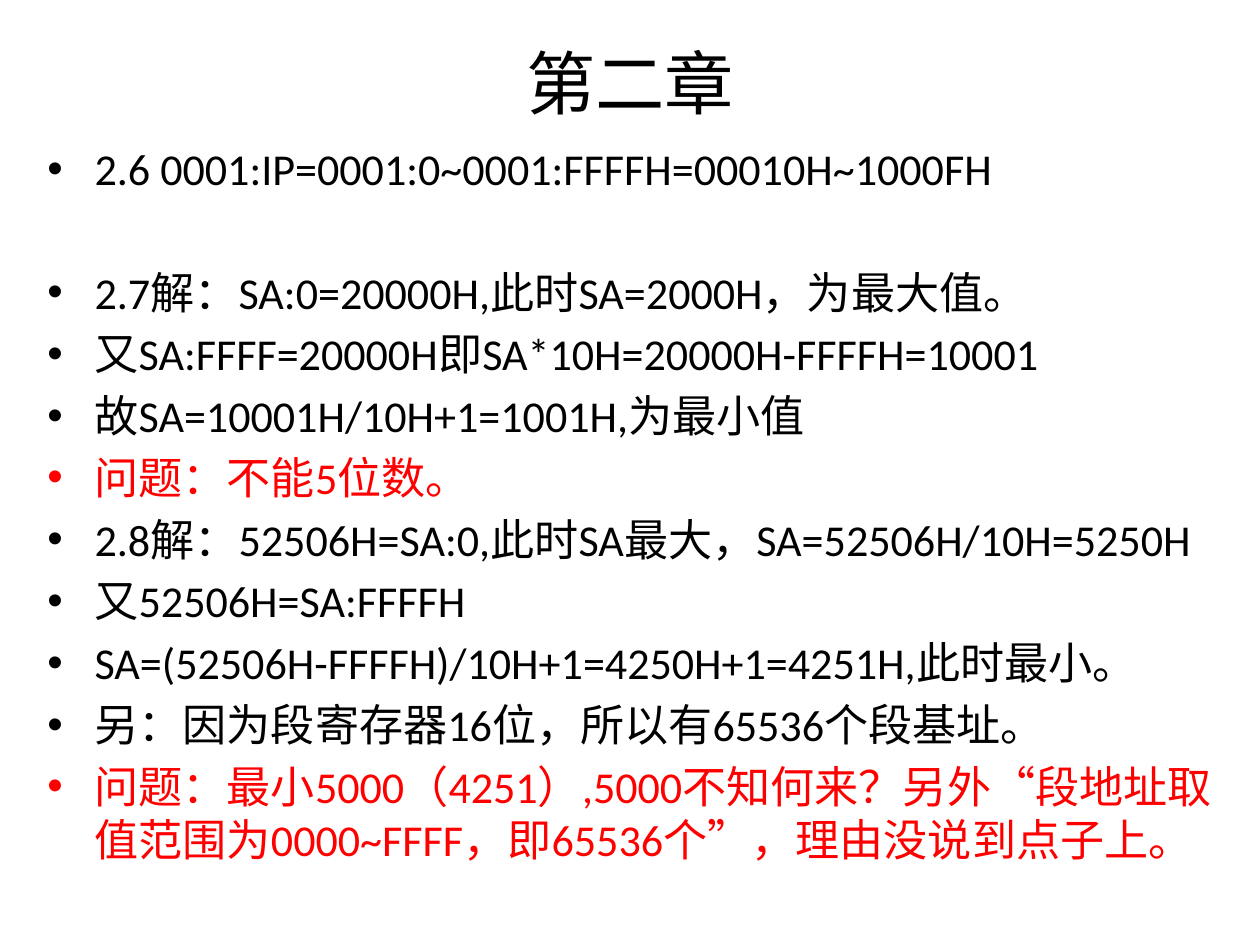
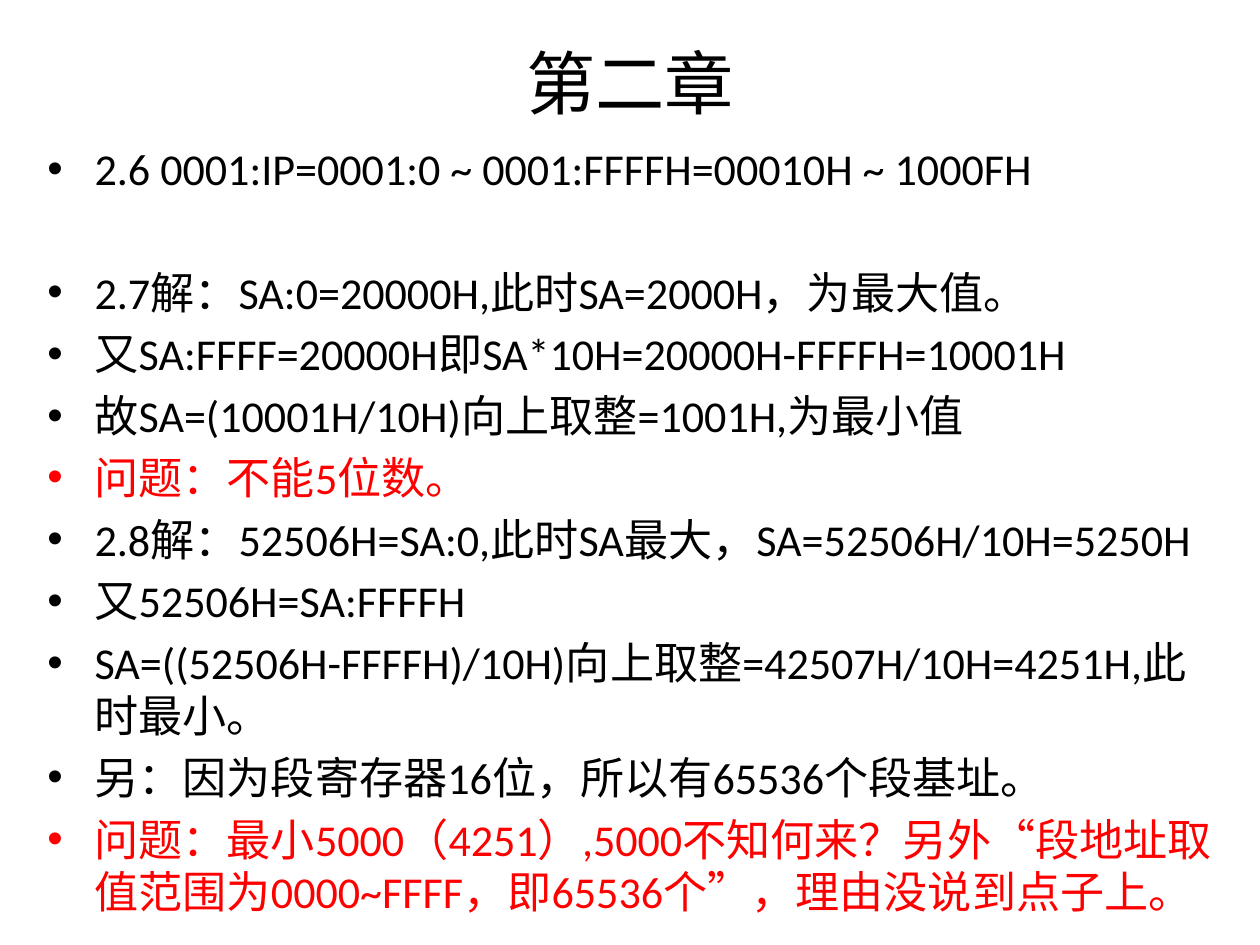
Before and after one commit to 3210448723/HnustExam, a slide deck: slide 5 of 汇编语言/汇编作业-有自己的修改.pptx. Drawn at 1260x945 pixels with LibreOffice and Linux fonts; fonts in the diff are those of the drawing. Boxes give left, top, right and bottom in pixels: in the first picture for what was removed or moved away, otherwise in the second. Text is boxed around its words. In the diff, an @@ line names an element or a change of style, - is before the commit and + after.

Commit message:
1.1

```diff
--- a/汇编语言/汇编作业-有自己的修改.pptx
+++ b/汇编语言/汇编作业-有自己的修改.pptx
@@ text at (x1=95, y1=155, x2=1032, y2=186): spaces changed @@
-• 2.6 0001:IP=0001:0~0001:FFFFH=00010H~1000FH
+• 2.6 0001:IP=0001:0 ~ 0001:FFFFH=00010H ~ 1000FH
@@ text at (x1=95, y1=335, x2=1066, y2=438): text changed @@
-• 又SA:FFFF=20000H即SA*10H=20000H-FFFFH=10001
-• 故SA=10001H/10H+1=1001H,为最小值
+• 又SA:FFFF=20000H即SA*10H=20000H-FFFFH=10001H
+• 故SA=(10001H/10H)向上取整=1001H,为最小值
@@ text at (x1=95, y1=643, x2=1187, y2=736): text changed @@
-• SA=(52506H-FFFFH)/10H+1=4250H+1=4251H,此时最小。
+• SA=((52506H-FFFFH)/10H)向上取整=42507H/10H=4251H,此时最小。
```
Also in this commit, not shown: 13 other slides changed.
